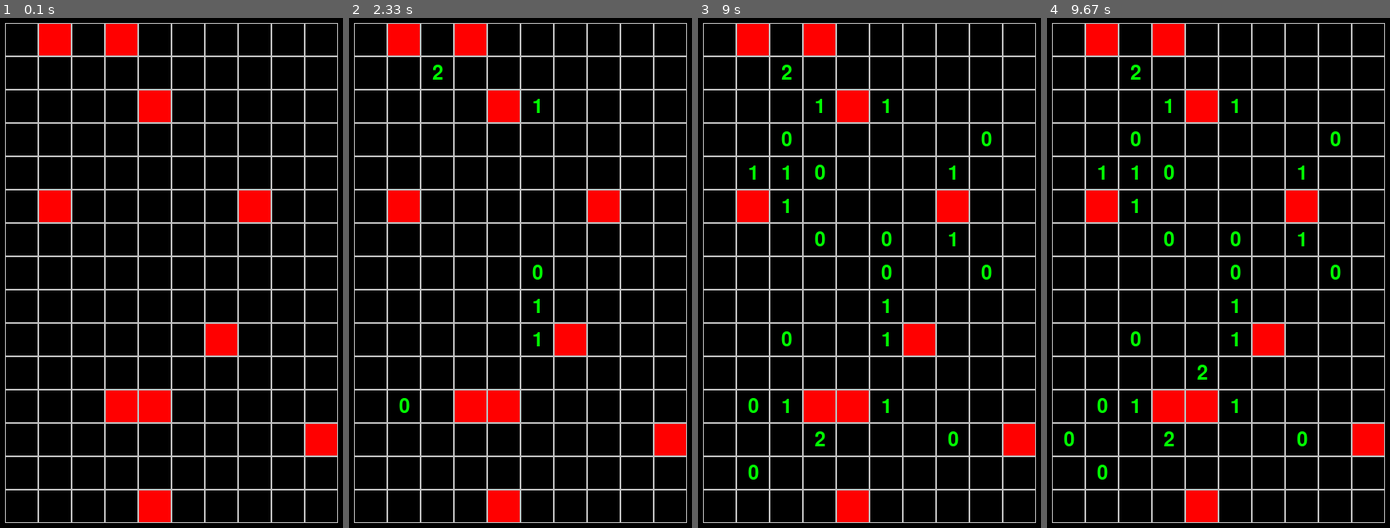
Above: before the commit, frames 1-4 (left to right).
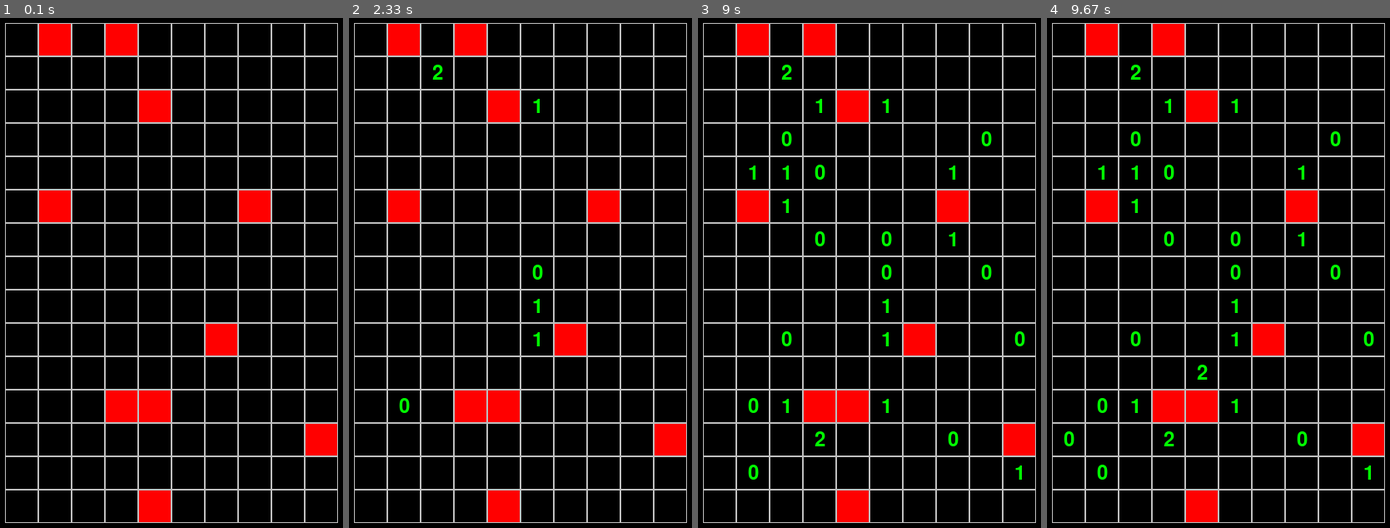
Above: after the commit, the same moments.

Repository: Tarasyonok/yandex-lyceum-pygame
Game: pygame game, started from The sapper's grandfather.py
The game is run twice, just before and just after one commit, with the same random seed, the same clock (stepped at 60 frames per second) and the same inputs.
Inputs (mouse positions are in pixels of both pictures, inside the frame that each line leads up to):
- Up to frame 1 (0.1 s): no input
- Up to frame 2 (2.33 s): click (520, 273) at 0.38 s; click (520, 308) at 0.72 s; click (407, 400) at 1.05 s; click (424, 74) at 1.38 s; click (527, 94) at 1.72 s; click (523, 329) at 2.05 s
- Up to frame 3 (9 s): click (1006, 471) at 2.38 s; click (818, 160) at 2.72 s; click (965, 227) at 3.05 s; click (982, 262) at 3.38 s; click (948, 181) at 3.72 s; click (763, 171) at 4.05 s; click (886, 252) at 4.38 s; click (787, 181) at 4.72 s; click (814, 431) at 5.05 s; click (756, 471) at 5.38 s; click (811, 99) at 5.72 s; click (835, 252) at 6.05 s; click (780, 130) at 6.38 s; click (934, 451) at 6.72 s; click (797, 354) at 7.05 s; click (800, 405) at 7.38 s; click (886, 415) at 7.72 s; click (986, 150) at 8.05 s; click (780, 222) at 8.38 s; click (1003, 334) at 8.72 s
- Up to frame 4 (9.67 s): click (1084, 441) at 9.05 s; click (1215, 364) at 9.38 s

Frames 1-2 are identical in both runs. In frame 3, less than 0.1% of the frame differs, in the area x 92-96%, y 61-91%; in frame 4, less than 0.1%.

Commit message:
Update The sapper's grandfather.py

Diff:
--- a/The sapper's grandfather.py
+++ b/The sapper's grandfather.py
@@ -23,7 +23,7 @@
         x_pos, y_pos = mouse_pos
         x = (x_pos - self.left) // self.cell_size
         y = (y_pos - self.left) // self.cell_size
-        if 0 <= x < self.w - 1 and 0 <= y <= self.h - 1:
+        if 0 <= x < self.w and 0 <= y < self.h:
             return x, y
 
         return None
